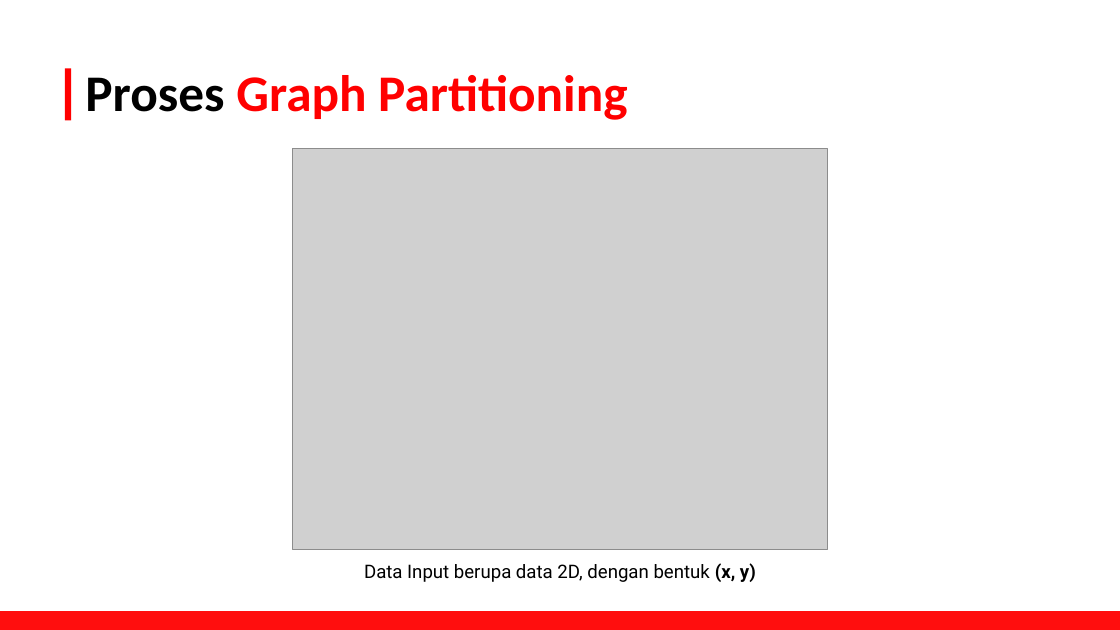
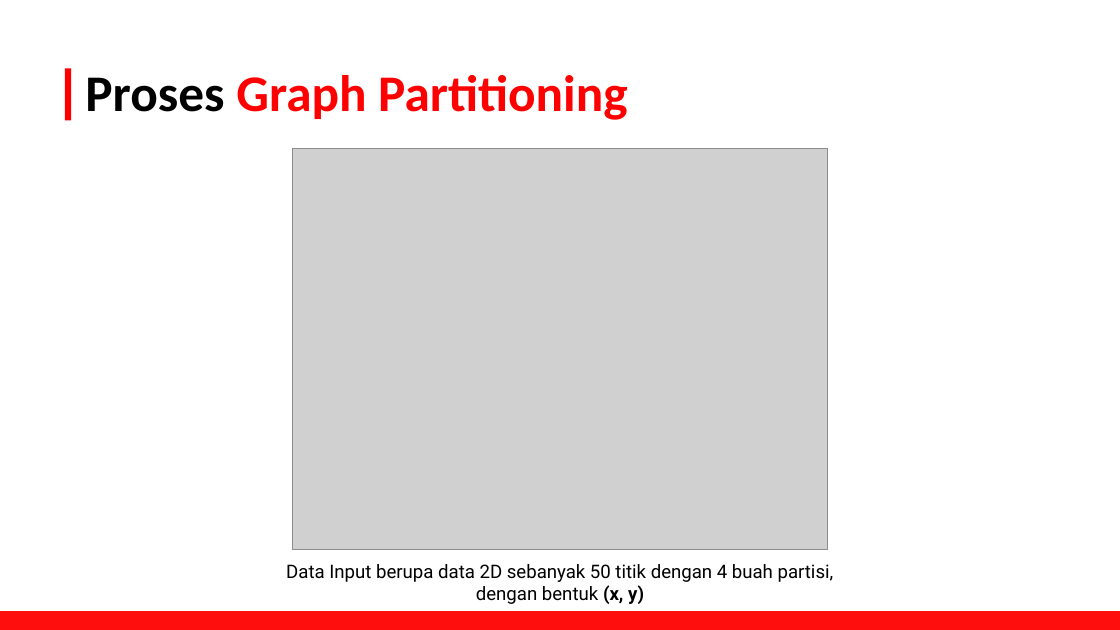
Before and after one commit to FelixFern/Graph-Partitioning-Optimization, a slide deck: slide 8 of documents/Graph Partitioning.pptx. Drawn at 1120x630 pixels with LibreOffice and Linux fonts; fonts in the diff are those of the drawing; grey boxes stand for pictures. Boxes give left, top, right and bottom in pixels: in the first picture for what was removed or moved away, otherwise in the second. Text is boxed around its words. In the diff, an @@ line names an element or a change of style, - is before the commit and + after.

Commit message:
feat: finish presentation slide

```diff
--- a/documents/Graph Partitioning.pptx
+++ b/documents/Graph Partitioning.pptx
@@ text at <box>286,564,834,604</box>: text changed @@
-Data Input berupa data 2D, dengan bentuk (x, y)
+Data Input berupa data 2D sebanyak 50 titik dengan 4 buah partisi, dengan bentuk (x, y)
```
Also in this commit, not shown: 3 other slides changed, 2 slides added, 3 other files.
